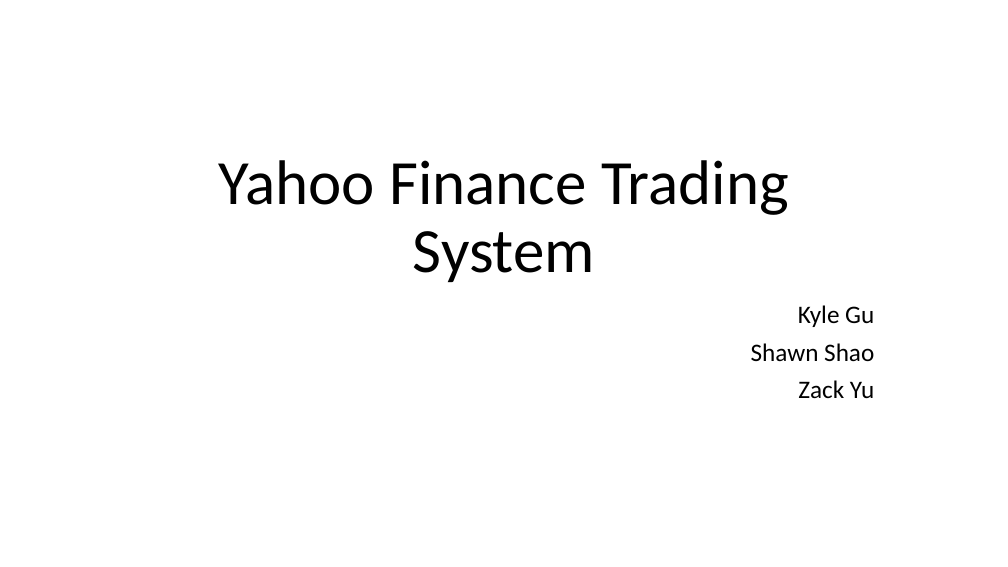
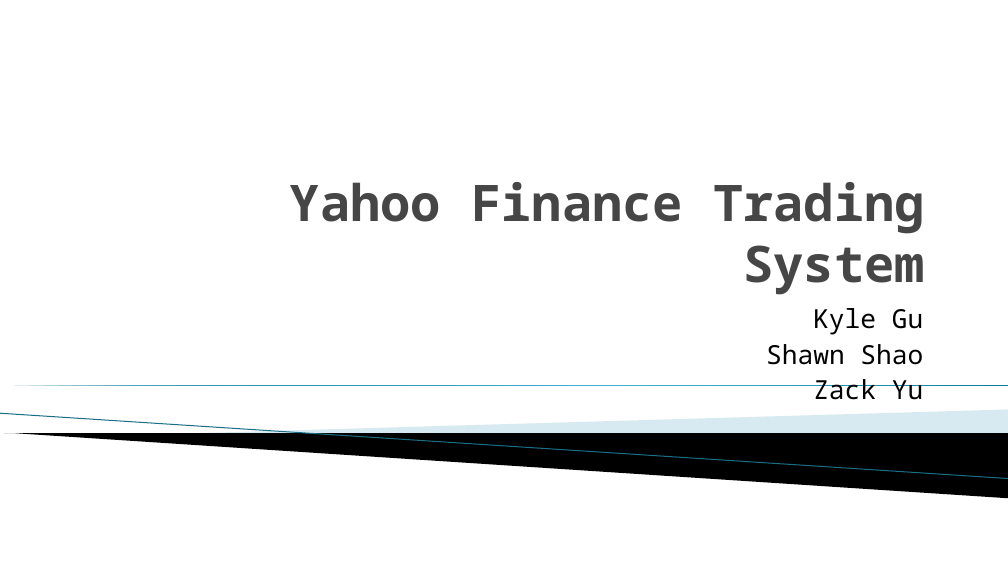
Before and after one commit to nieyan0723/YFTS, a slide deck: slide 1 of TableScheme/YahooFinance.pptx. Drawn at 1008x567 pixels with LibreOffice and Linux fonts; fonts in the diff are those of the drawing; background and template pictures are left out. Boxes give left, top, right and bottom in pixels: in the first picture for what was removed or moved away, otherwise in the second. Text is boxed around its words. In the diff, an @@ line names an element or a change of style, - is before the commit and + after.

```diff
--- a/TableScheme/YahooFinance.pptx
+++ b/TableScheme/YahooFinance.pptx
@@ title "Yahoo Finance Trading System" moved from (x1=219, y1=160, x2=789, y2=282) to (x1=290, y1=182, x2=925, y2=295) @@
@@ title "Yahoo Finance Trading System" at (x1=290, y1=182, x2=925, y2=295): size 60 to 48 pt, font Calibri to Noto Sans Mono, text colour #000000 to #464646, bold on; alignment centre to right; line spacing 0.9 to 1 @@
@@ subtitle "Kyle Gu" moved from (x1=751, y1=305, x2=874, y2=399) to (x1=766, y1=308, x2=923, y2=400) @@
@@ subtitle "Kyle Gu" at (x1=766, y1=308, x2=923, y2=400): size 24 to 25 pt, font Calibri to Noto Sans Mono; line spacing 0.9 to 1; less space between paragraphs @@
@@ right triangle added at (x1=0, y1=386, x2=1008, y2=386), fill gradient #007896 to #4CBBDF @@
@@ line added from (0, 414) to (1008, 479), #97C5D8 0.95 pt @@
@@ freeform shape added at (x1=186, y1=410, x2=1008, y2=450), fill #A0CBDC at 40% opacity @@
@@ freeform shape added at (x1=4, y1=433, x2=1008, y2=498), fill #000000 @@
```
Also in this commit, not shown: 8 other slides changed.
